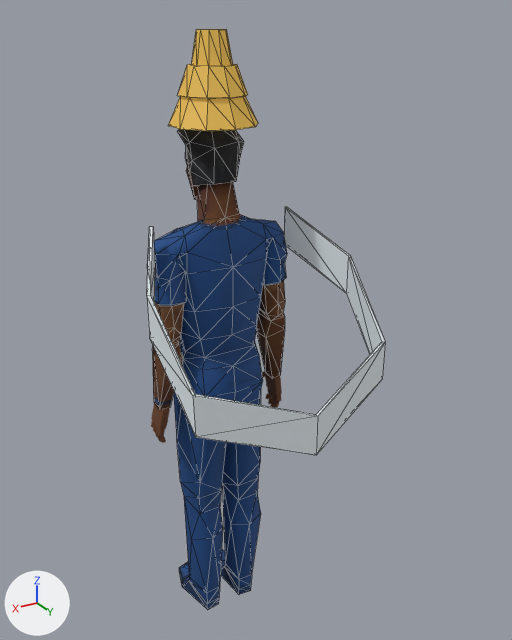
One commit to the glTF model assets/models/actors/npc_dewa_angin.glb: the scene before it, then after it.
Rendered twice from a 50 mm lens placed at (0.969, 1.859, 2.026), pointed at (-0.065, 0.136, 1.164). Every picture has the same lights, and +X, +Y and +Z are marked at lower left. The first picture is the older version. Mesh edges are drawn as thin lines on the coarser meshes.

Objects in the first picture: 'Cone', 'Cone.001', 'Cone.002', 'npc_dewa_angin_body', 'npc_dewa_angin_head', 'selendang' and 2 more.
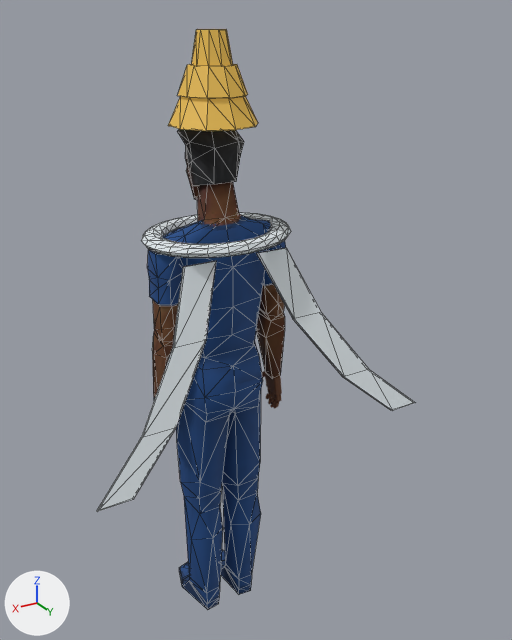
Location of each change, (x1, y1, x2, y2) in pixels of the pictures (512 x 640 px):
'selendang', deleted
    before: (147, 206, 385, 455)
'selendang_juntai.001', added
    after: (97, 261, 216, 512)
'selendang_juntai', added
    after: (257, 248, 415, 411)
'Torus', added
    after: (141, 213, 291, 258)

What the commit changed:
Mesh me_torus is new.
It has 192 vertices, 384 faces and spans x -0.235..0.235, y -0.168..0.208, z 1.401..1.439.
It uses material mat_selendang_angin (white #e4ecf0).
Mesh me_selendang_juntai_001 is new.
It has 16 vertices, 28 faces and spans x 0.07..0.55, y 0.131..0.36, z 0.836..1.38.
It uses material mat_selendang_angin (white #e4ecf0).
Mesh me_selendang_juntai is new.
It has 16 vertices, 28 faces and spans x -0.55..-0.07, y 0.131..0.36, z 0.836..1.38.
It uses material mat_selendang_angin (white #e4ecf0).
Object 'selendang' (ob_selendang) is deleted.
Object 'Torus' (ob_torus) is new; it shows me_torus.
Its location is (0.0, 0.0, 0.0).
Object 'selendang_juntai.001' (ob_selendang_juntai_001) is new; it shows me_selendang_juntai_001.
Its location is (0.0, 0.0, 0.0).
Object 'selendang_juntai' (ob_selendang_juntai) is new; it shows me_selendang_juntai.
Its location is (0.0, 0.0, 0.0).
